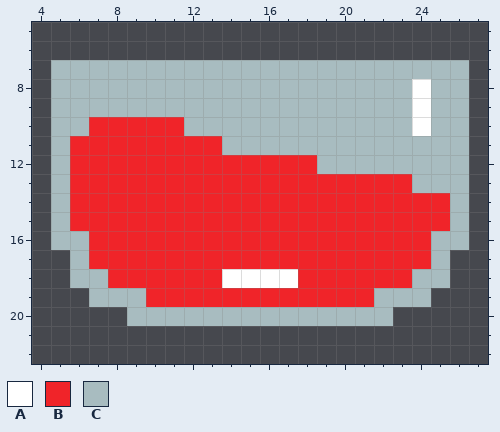
Pixel-art sprite, stored at packages/nouns-img-permutator/assets/layer-3/head-wine.png. This is how it looked before the edit.
The file is 32x32 pixels. Shown: x 4..27, y 5..22.
Palette (. is transparent): A #ffffff  B #f02429  C #a8bcc0
After:
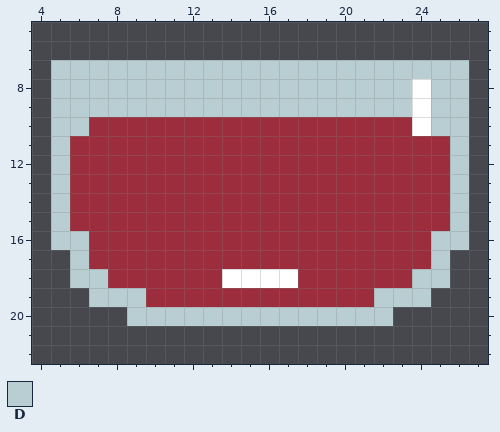
Colours new in this view: D #b8ced2
Diff:
@@ palette @@
-B #f02429
+B #9c2d3d
@@ x 4..27 @@
  6 ........................
- 7 .CCCCCCCCCCCCCCCCCCCCCC.
- 8 .CCCCCCCCCCCCCCCCCCCACC.
- 9 .CCCCCCCCCCCCCCCCCCCACC.
-10 .CCBBBBBCCCCCCCCCCCCACC.
-11 .CBBBBBBBBCCCCCCCCCCCCC.
-12 .CBBBBBBBBBBBBBCCCCCCCC.
-13 .CBBBBBBBBBBBBBBBBBBCCC.
-14 .CBBBBBBBBBBBBBBBBBBBBC.
-15 .CBBBBBBBBBBBBBBBBBBBBC.
-16 .CCBBBBBBBBBBBBBBBBBBCC.
-17 ..CBBBBBBBBBBBBBBBBBBC..
-18 ..CCBBBBBBAAAABBBBBBCC..
-19 ...CCCBBBBBBBBBBBBCCC...
-20 .....CCCCCCCCCCCCCC.....
+ 7 .DDDDDDDDDDDDDDDDDDDDDD.
+ 8 .DDDDDDDDDDDDDDDDDDDADD.
+ 9 .DDDDDDDDDDDDDDDDDDDADD.
+10 .DDBBBBBBBBBBBBBBBBBADD.
+11 .DBBBBBBBBBBBBBBBBBBBBD.
+12 .DBBBBBBBBBBBBBBBBBBBBD.
+13 .DBBBBBBBBBBBBBBBBBBBBD.
+14 .DBBBBBBBBBBBBBBBBBBBBD.
+15 .DBBBBBBBBBBBBBBBBBBBBD.
+16 .DDBBBBBBBBBBBBBBBBBBDD.
+17 ..DBBBBBBBBBBBBBBBBBBD..
+18 ..DDBBBBBBAAAABBBBBBDD..
+19 ...DDDBBBBBBBBBBBBDDD...
+20 .....DDDDDDDDDDDDDD.....
 21 ........................
Boxes around the changes in both pictures, in picture pixels (x1, y1, x2, y2):
changed: (51, 60, 469, 326)
